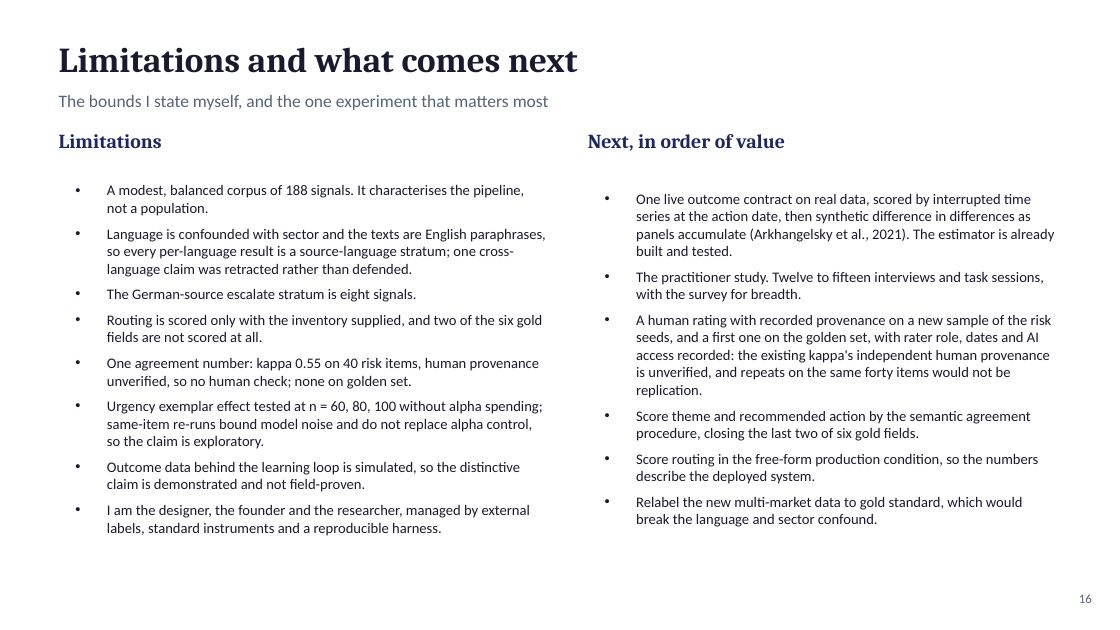
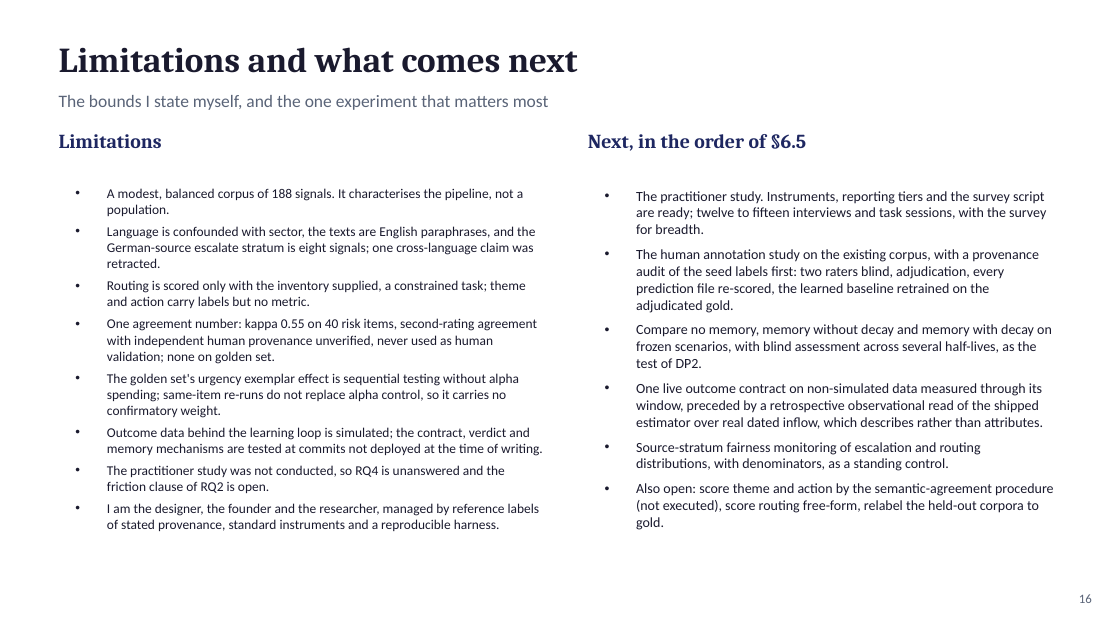
Before and after one commit to fogu13/CLARA, a slide deck: slide 16 of thesis/defense/defense_deck.pptx. Drawn at 1120x630 pixels with LibreOffice and Linux fonts; fonts in the diff are those of the drawing. Boxes give left, top, right and bottom in pixels: in the first picture for what was removed or moved away, otherwise in the second. Text is boxed around its words. In the diff, an @@ line names an element or a change of style, - is before the commit and + after.

```diff
--- a/thesis/defense/defense_deck.pptx
+++ b/thesis/defense/defense_deck.pptx
@@ text at [588,134,806,151]: text changed @@
-Next, in order of value
+Next, in the order of §6.5
@@ text at [107,188,523,216]: size 12.5 to 11.5 pt in "A modest, balanced corpus of 188 signals. ..."; less space between paragraphs @@
@@ text at [636,191,1054,530]: text changed; size 12.5 to 12 pt @@
-• One live outcome contract on real data, scored by interrupted time series at the action date, then synthetic difference in differences as panels accumulate (Arkhangelsky et al., 2021). The estimator is already built and tested.
-• The practitioner study. Twelve to fifteen interviews and task sessions, with the survey for breadth.
-• A human rating with recorded provenance on a new sample of the risk seeds, and a first one on the golden set, with rater role, dates and AI access recorded: the existing kappa's independent human provenance is unverified, and repeats on the same forty items would not be replication.
-• Score theme and recommended action by the semantic agreement procedure, closing the last two of six gold fields.
-• Score routing in the free-form production condition, so the numbers describe the deployed system.
-• Relabel the new multi-market data to gold standard, which would break the language and sector confound.
+• The practitioner study. Instruments, reporting tiers and the survey script are ready; twelve to fifteen interviews and task sessions, with the survey for breadth.
+• The human annotation study on the existing corpus, with a provenance audit of the seed labels first: two raters blind, adjudication, every prediction file re-scored, the learned baseline retrained on the adjudicated gold.
+• Compare no memory, memory without decay and memory with decay on frozen scenarios, with blind assessment across several half-lives, as the test of DP2.
+• One live outcome contract on non-simulated data measured through its window, preceded by a retrospective observational read of the shipped estimator over real dated inflow, which describes rather than attributes.
+• Source-stratum fairness monitoring of escalation and routing distributions, with denominators, as a standing control.
+• Also open: score theme and action by the semantic-agreement procedure (not executed), score routing free-form, relabel the held-out corpora to gold.
@@ text at [107,226,543,531]: text changed; size 12.5 to 11.5 pt @@
-• Language is confounded with sector and the texts are English paraphrases, so every per-language result is a source-language stratum; one cross-language claim was retracted rather than defended.
-• The German-source escalate stratum is eight signals.
-• Routing is scored only with the inventory supplied, and two of the six gold fields are not scored at all.
-• One agreement number: kappa 0.55 on 40 risk items, human provenance unverified, so no human check; none on golden set.
-• Urgency exemplar effect tested at n = 60, 80, 100 without alpha spending; same-item re-runs bound model noise and do not replace alpha control, so the claim is exploratory.
-• Outcome data behind the learning loop is simulated, so the distinctive claim is demonstrated and not field-proven.
-• I am the designer, the founder and the researcher, managed by external labels, standard instruments and a reproducible harness.
+• Language is confounded with sector, the texts are English paraphrases, and the German-source escalate stratum is eight signals; one cross-language claim was retracted.
+• Routing is scored only with the inventory supplied, a constrained task; theme and action carry labels but no metric.
+• One agreement number: kappa 0.55 on 40 risk items, second-rating agreement with independent human provenance unverified, never used as human validation; none on golden set.
+• The golden set's urgency exemplar effect is sequential testing without alpha spending; same-item re-runs do not replace alpha control, so it carries no confirmatory weight.
+• Outcome data behind the learning loop is simulated; the contract, verdict and memory mechanisms are tested at commits not deployed at the time of writing.
+• The practitioner study was not conducted, so RQ4 is unanswered and the friction clause of RQ2 is open.
+• I am the designer, the founder and the researcher, managed by reference labels of stated provenance, standard instruments and a reproducible harness.
```
Also in this commit, not shown: 18 other slides changed, 6 other files.
